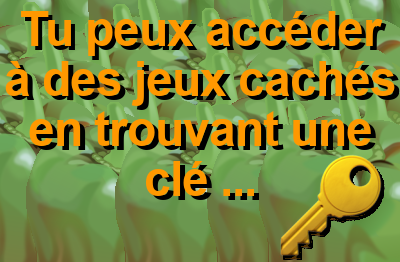
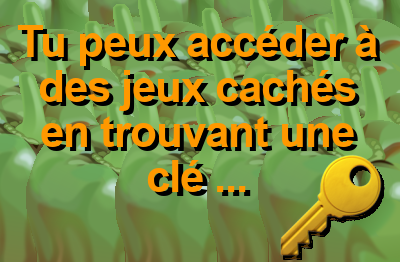
Comparing the layer stacks of the two w=400, h=262 images. Changes:
painted on "Tu peux accéder à des jeux cac..." over [5, 11, 395, 196]
painted on "Tu peux accéder à des jeux cac... #1" over [10, 15, 400, 200]
